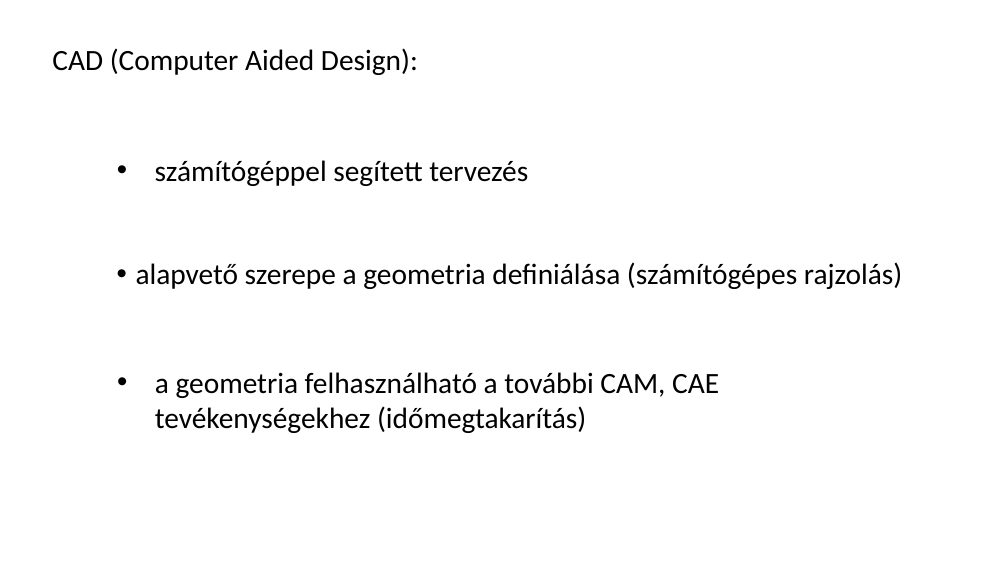
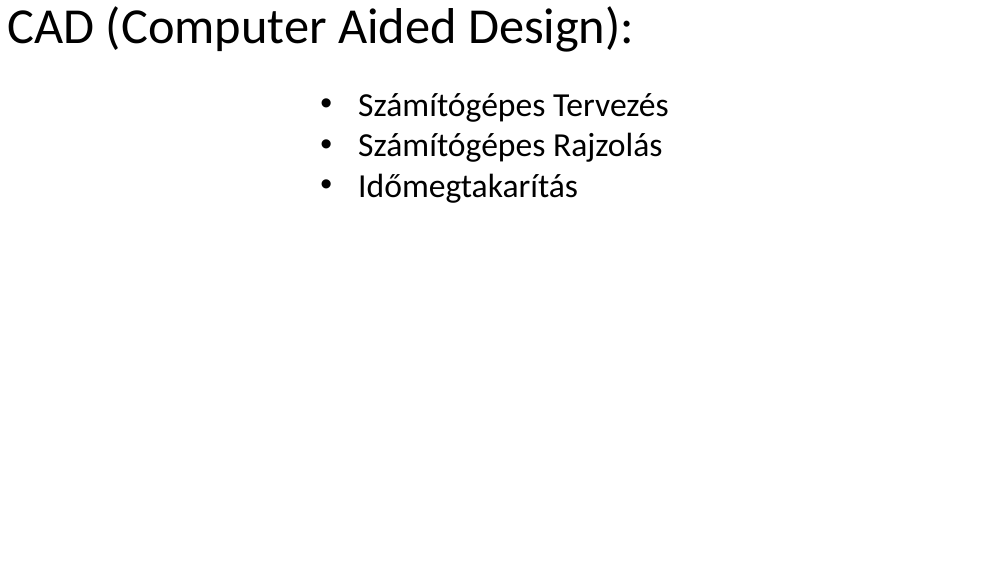
Before and after one commit to RCsSto/cad-cam-szunetment, a slide deck: slide 3 of CADCAM.pptx. Drawn at 1008x567 pixels with LibreOffice and Linux fonts; fonts in the diff are those of the drawing. Boxes give left, top, right and bottom in pixels: in the first picture for what was removed or moved away, otherwise in the second. Text is boxed around its words. In the diff, an @@ line names an element or a change of style, - is before the commit and + after.

```diff
--- a/CADCAM.pptx
+++ b/CADCAM.pptx
@@ title "CAD (Computer Aided Design):": place and size @@
-title "CAD (Computer Aided Design):" at bbox=[52, 48, 418, 75]
+title "CAD (Computer Aided Design):" at bbox=[8, 6, 634, 52]
@@ title "CAD (Computer Aided Design):" at bbox=[8, 6, 634, 52]: size 28 to 48 pt @@
@@ text at bbox=[358, 93, 669, 203]: text changed; size 28 to 32 pt @@
-• számítógéppel segített tervezés
+• Számítógépes Tervezés
+• Számítógépes Rajzolás
+• Időmegtakarítás
@@ text removed at bbox=[136, 262, 902, 289] @@
-• alapvető szerepe a geometria definiálása (számítógépes rajzolás)
@@ text removed at bbox=[155, 372, 719, 433] @@
-• a geometria felhasználható a további CAM, CAE tevékenységekhez (időmegtakarítás)
```
Also in this commit, not shown: 13 other slides changed, 3 slides added, 2 slides removed, 1 other file.
